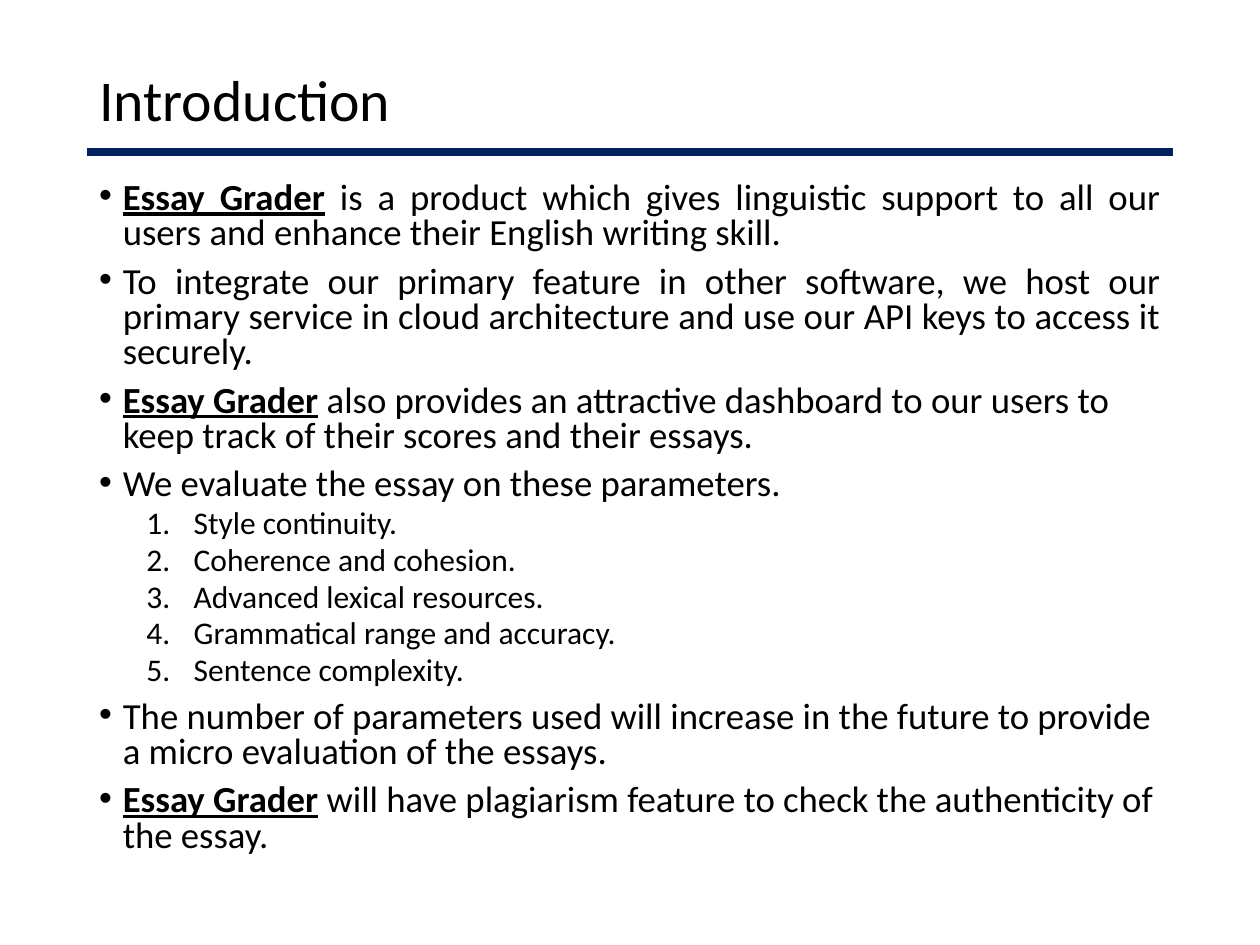
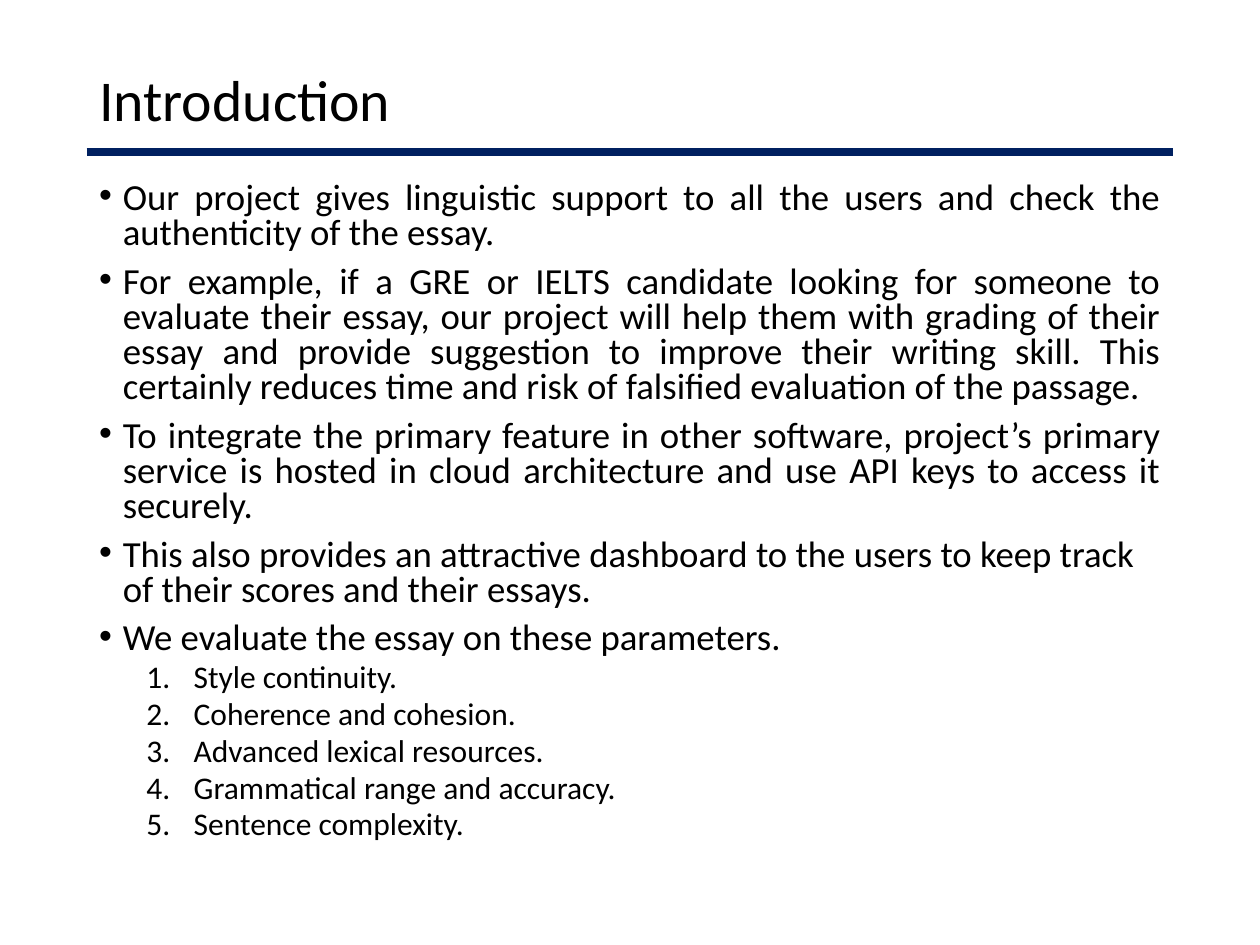
Before and after one commit to vishwaksenan/essay-grader, a slide deck: slide 3 of Documentation/Zeroth review ppt.pptx. Drawn at 1260x945 pixels with LibreOffice and Linux fonts; fonts in the diff are those of the drawing. Boxes give left, top, right and bottom in pixels: in the first picture for what was removed or moved away, otherwise in the second. Text is boxed around its words. In the diff, an @@ line names an element or a change of style, - is before the commit and + after.

Commit message:
ppt change - 3rd person writings

```diff
--- a/Documentation/Zeroth review ppt.pptx
+++ b/Documentation/Zeroth review ppt.pptx
@@ text at (x1=123, y1=184, x2=1160, y2=608): text changed @@
-• Essay Grader is a product which gives linguistic support to all our users and enhance their English writing skill.
-• To integrate our primary feature in other software, we host our primary service in cloud architecture and use our API keys to access it securely.
-• Essay Grader also provides an attractive dashboard to our users to keep track of their scores and their essays.
+• Our project gives linguistic support to all the users and check the authenticity of the essay.
+• For example, if a GRE or IELTS candidate looking for someone to evaluate their essay, our project will help them with grading of their essay and provide suggestion to improve their writing skill. This certainly reduces time and risk of falsified evaluation of the passage.
+• To integrate the primary feature in other software, project’s primary service is hosted in cloud architecture and use API keys to access it securely.
+• This also provides an attractive dashboard to the users to keep track of their scores and their essays.
@@ text at (x1=123, y1=703, x2=1153, y2=854): paragraphs removed @@
-• The number of parameters used will increase in the future to provide a micro evaluation of the essays.
-• Essay Grader will have plagiarism feature to check the authenticity of the essay.
```
Also in this commit, not shown: 4 other slides changed.
